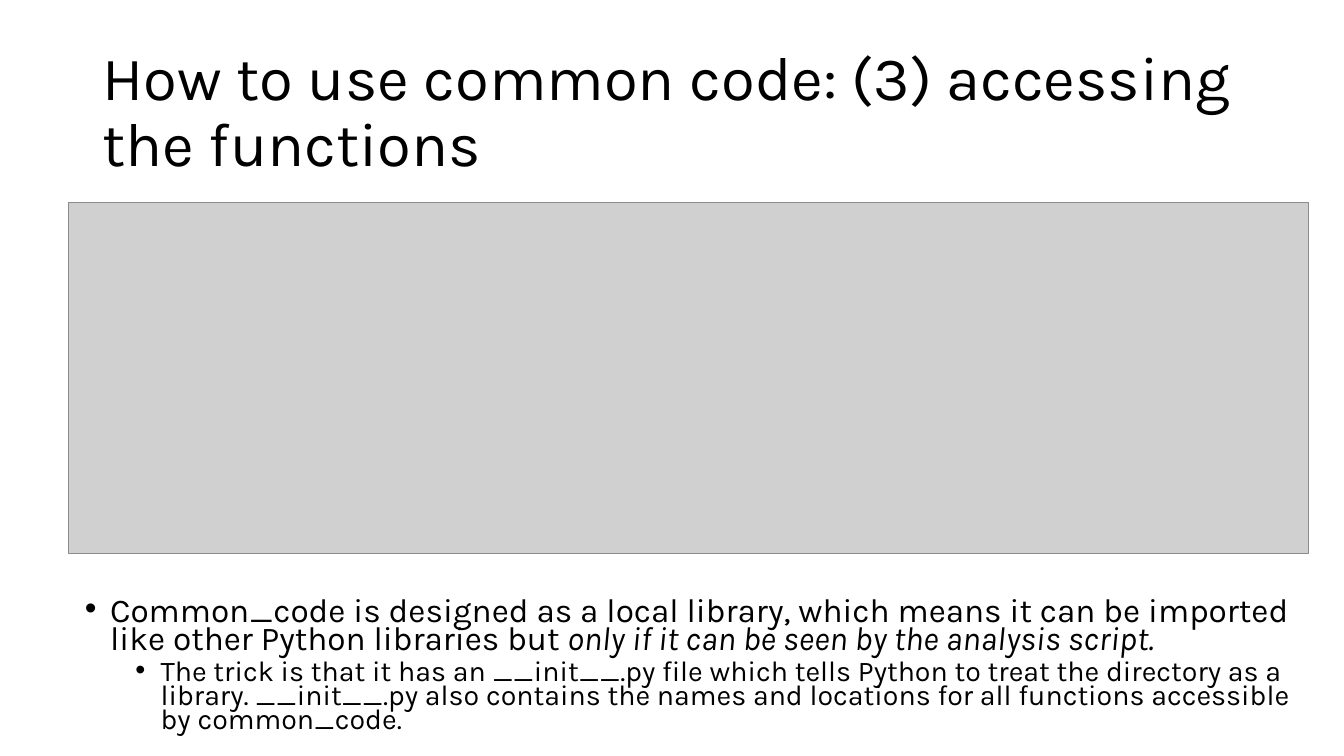
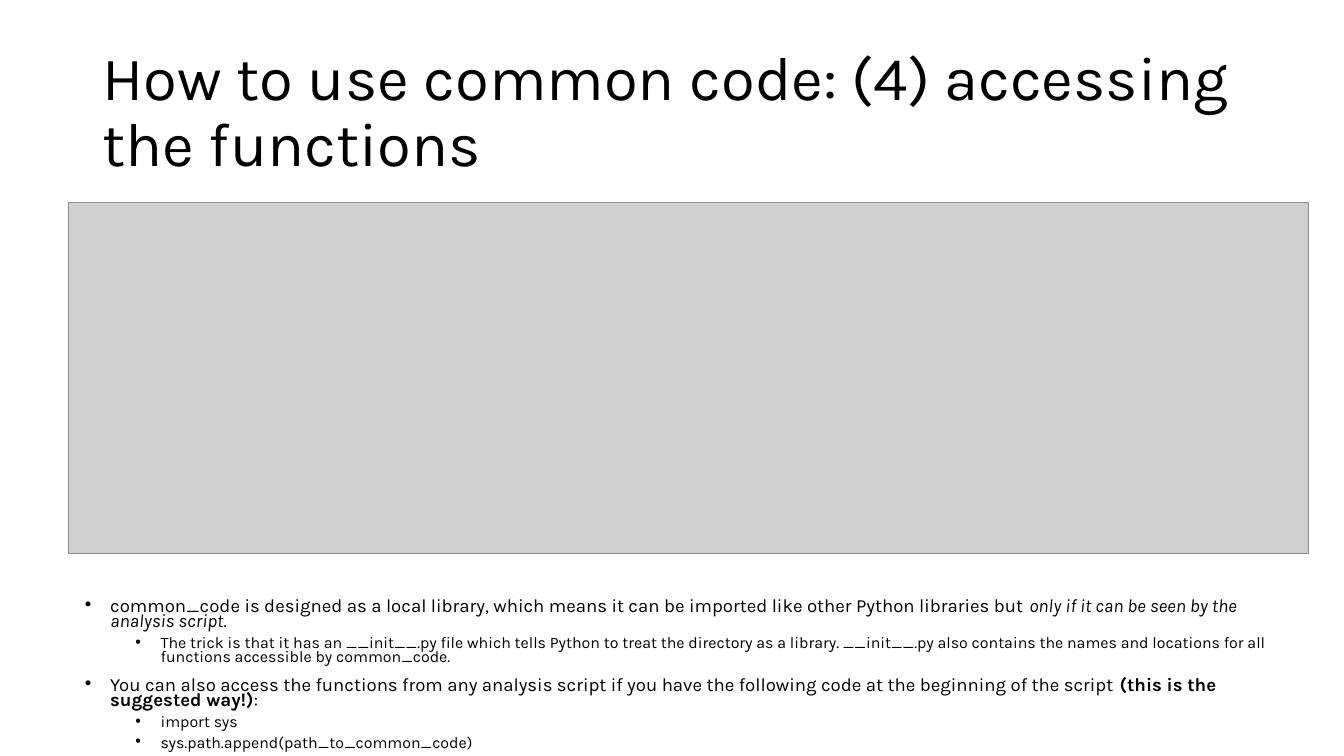
Before and after one commit to jmaniscool/common_code, a slide deck: slide 14 of start_guide.pptx (slide 5 before the commit). Drawn at 1344x756 pixels with LibreOffice and Linux fonts; fonts in the diff are those of the drawing; grey boxes stand for pictures. Boxes give left, top, right and bottom in pixels: in the first picture for what was removed or moved away, otherwise in the second. Text is boxed around its words. In the diff, an @@ line names an element or a change of style, - is before the commit and + after.

```diff
--- a/start_guide.pptx
+++ b/start_guide.pptx
@@ title at (x1=102, y1=55, x2=1229, y2=167): text changed @@
-How to use common code: (3) accessing the functions
+How to use common code: (4) accessing the functions
@@ text at (x1=110, y1=599, x2=1237, y2=632): text changed; size 23.8 to 13.3 pt @@
-• Common_code is designed as a local library, which means it can be imported like other Python libraries but only if it can be seen by the analysis script.
+• common_code is designed as a local library, which means it can be imported like other Python libraries but only if it can be seen by the analysis script.
@@ text at (x1=161, y1=637, x2=1265, y2=666): size 20.4 to 11.4 pt in "The trick is that it has an ..." @@
@@ text at (x1=110, y1=677, x2=1216, y2=752): paragraphs added @@
+• You can also access the functions from any analysis script if you have the following code at the beginning of the script (this is the suggested way!):
+  • import sys
+  • sys.path.append(path_to_common_code)
```
Also in this commit, not shown: 3 other slides changed, 8 slides added.
